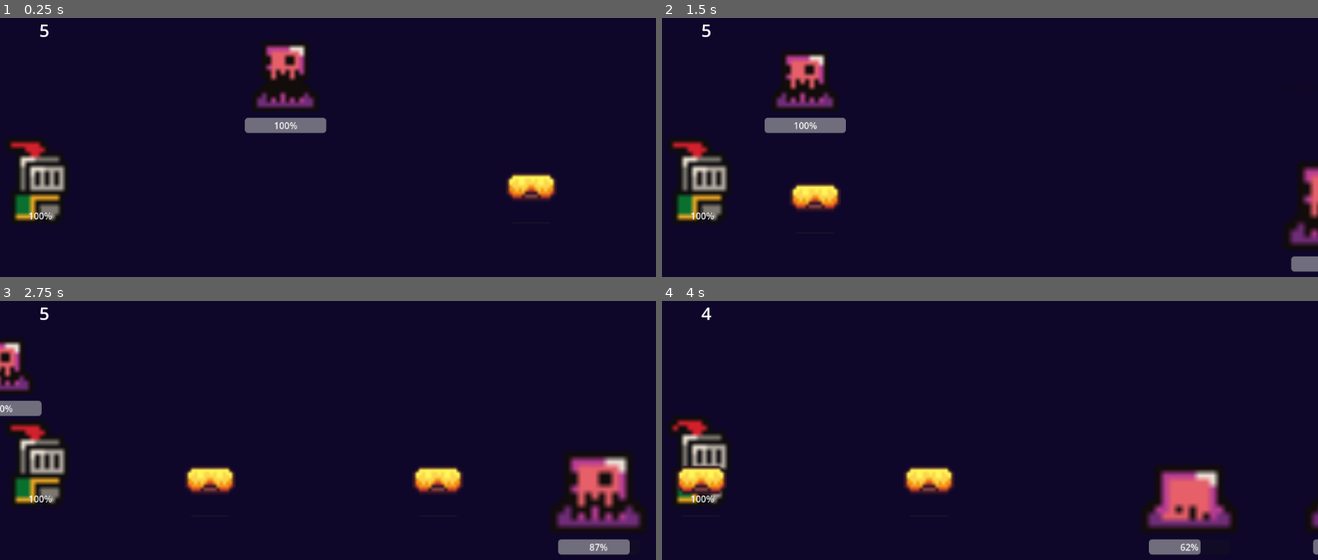
Above: before the commit, frames 1-4 (two rows, left to right).
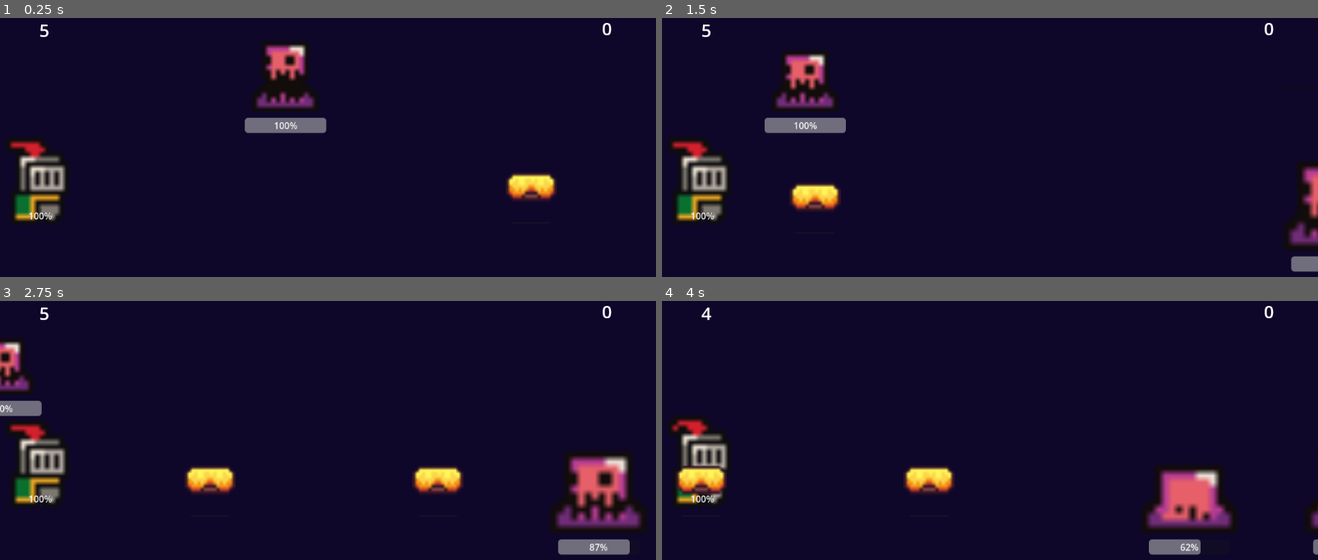
Above: after the commit, the same moments.

Repository: mightynumber2/godot-components
Game: Godot game, scene res://main.tscn
Same seed, same stepped clock (60 frames per second), same inputs: the game is played once before the commit and once after it.
Inputs:
- Up to frame 1 (0.25 s): no input
- Up to frame 2 (1.5 s): no input
- Up to frame 3 (2.75 s): no input
- Up to frame 4 (4 s): no input

The runs differ from the first frame. In frame 1, less than 0.1% of the frame differs, in the area x 91-94%, y 1-7%; in frame 2, less than 0.1%; in frame 3, less than 0.1%; in frame 4, less than 0.1%.

Commit message:
Add score label, point counter, and clean up code
- Added ScoreLabel to main scene and updated Game script.
- Created PointCounter script and set it as an autoload.
- Integrated PointCounter with Slime for point tracking.
- Removed debug print statements from Knight script.

Diff:
--- a/game.gd
+++ b/game.gd
@@ -1,5 +1,6 @@
 extends Node
 
+@onready var score_label: Label = $CanvasLayer/ScoreLabel
 @onready var slime_through_label: Label = $CanvasLayer/SlimeThroughLabel
 @export var maximum_units_through: int = 5
 
--- a/knight.gd
+++ b/knight.gd
@@ -20,7 +20,6 @@
 func take_damage(damage: float):
 	health -= damage
 	health_bar.value = health
-	print(damage)
 
 	if health <= 0:
 		queue_free()
--- a/main.tscn
+++ b/main.tscn
@@ -54,5 +54,13 @@
 theme_override_font_sizes/font_size = 31
 text = "0"
 
+[node name="ScoreLabel" type="Label" parent="CanvasLayer"]
+offset_left = 1057.0
+offset_top = 24.0
+offset_right = 1097.0
+offset_bottom = 68.0
+theme_override_font_sizes/font_size = 31
+text = "0"
+
 [connection signal="body_entered" from="SlimeGrinder" to="." method="_on_slime_detector_body_entered"]
 [connection signal="body_entered" from="SlimeGrinder" to="SlimeGrinder" method="_on_body_entered"]
--- /dev/null
+++ b/point_counter.gd
@@ -0,0 +1,4 @@
+extends Node
+
+func count_point():
+	print("Counting points!")
--- a/project.godot
+++ b/project.godot
@@ -14,3 +14,7 @@
 run/main_scene="res://main.tscn"
 config/features=PackedStringArray("4.3", "Forward Plus")
 config/icon="res://icon.svg"
+
+[autoload]
+
+PointCounter="*res://point_counter.gd"
--- a/slime.gd
+++ b/slime.gd
@@ -21,12 +21,13 @@
 
 		if collider.has_method("take_damage"):
 			collider.take_damage(impact_damage)
+			PointCounter.count_point()
 			queue_free()
 
 func take_damage(damage: float):
 	health -= damage
 	health_bar.value = health
-	print(damage)
 
 	if health <= 0:
+		PointCounter.count_point()
 		queue_free()
Not shown, changed: staged_diff.txt
